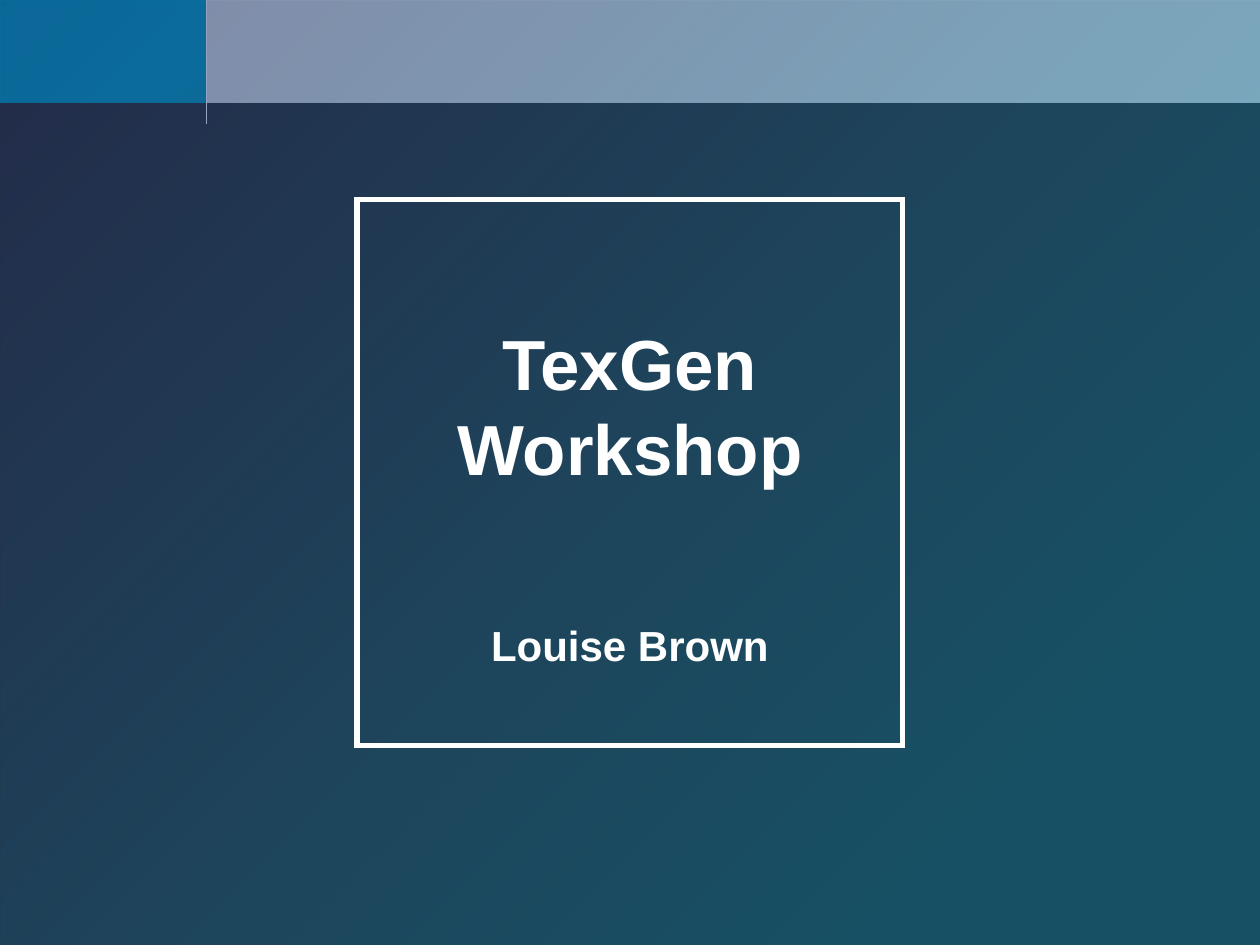
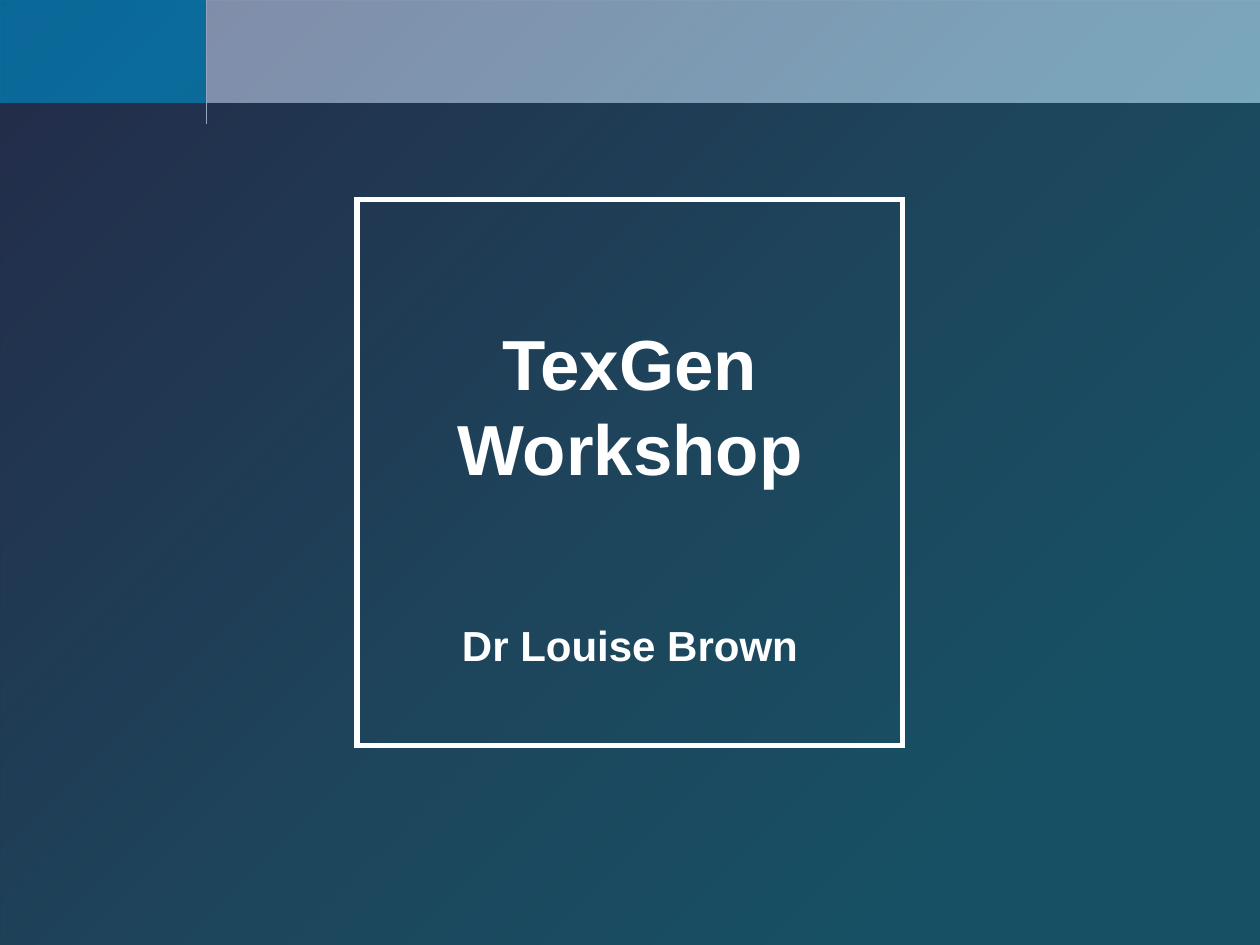
Before and after one commit to louisepb/ICMAC2018-Workshop, a slide deck: slide 1 of ICMAC TexGen workshop 2018.pptx. Drawn at 1260x945 pixels with LibreOffice and Linux fonts; fonts in the diff are those of the drawing; background and template pictures are left out; a plain dark background stands for a picture behind light text. Boxes give left, top, right and bottom in pixels: in the first picture for what was removed or moved away, otherwise in the second. Text is boxed around its words. In the diff, an @@ line names an element or a change of style, - is before the commit and + after.

Commit message:
Changed title slide

```diff
--- a/ICMAC TexGen workshop 2018.pptx
+++ b/ICMAC TexGen workshop 2018.pptx
@@ text at (462,630,798,662): text changed @@
-Louise Brown
+Dr Louise Brown
```
Also in this commit, not shown: 1 other file.
